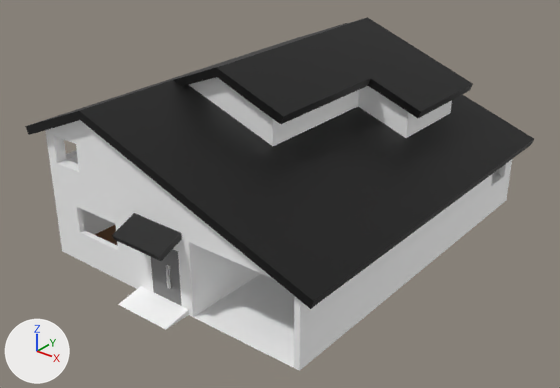
Before and after pictures for a commit that changed the Blender file LectureAssets/house.blend.
Camera for both pictures: a 50 mm lens placed at (12.83, -20.37, 13.95), pointed at (-3.1, -0.46, 1.61). Lighting does not change. The marker at lower left points along +X, +Y and +Z.

Objects in the first picture: 'FirstFloor', 'FirstFloor.001', 'Plane.002'.
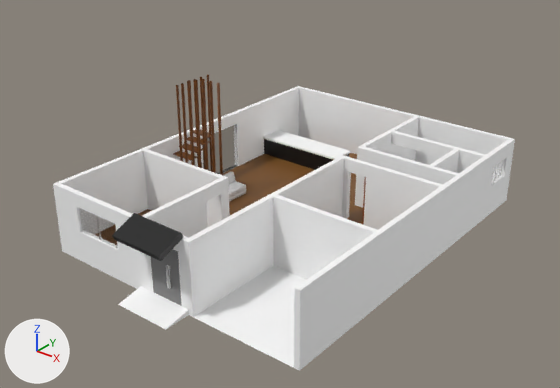
The newer file is also turned or shifted as a whole; pictures and numbers use the older file's frame.

Pixel boxes [x1, y1, x2, y2] of what changed, in the pictures (560 x 388 px):
'Plane.002', hidden
    before: [25, 17, 534, 309]
'Door.Slide.001', added
    after: [362, 177, 366, 224]
'FirstFloor', unchanged, uncovered by the edit
    before: [53, 160, 512, 371]
    after: [53, 86, 515, 371]
'Stair', unchanged, uncovered by the edit
    after: [173, 75, 223, 175]
'Kitchen', unchanged, uncovered by the edit
    after: [263, 130, 351, 170]

What changed in the scene script:
```text
Add me_door_slide_001:
    me_door_slide_001.from_pydata(...)  # 24 vertices, 22 faces; spans x -0.4..0.4, y -0.04..0.04, z 0.2..2.2
    # faces by material slot: [12, 10]
    me_door_slide_001.materials.append(mat_door_base)  # brown #8f4700
    me_door_slide_001.materials.append(mat_door_knob)  # light grey #dfdfdf
Change ob_plane_002:
    add ob_plane_002.hide_render = True
Add ob_door_slide_001:
    ob_door_slide_001 = bpy.data.objects.new('Door.Slide.001', me_door_slide_001)
    ob_door_slide_001.location = (-0.69, 2.09, -0.2)
```
